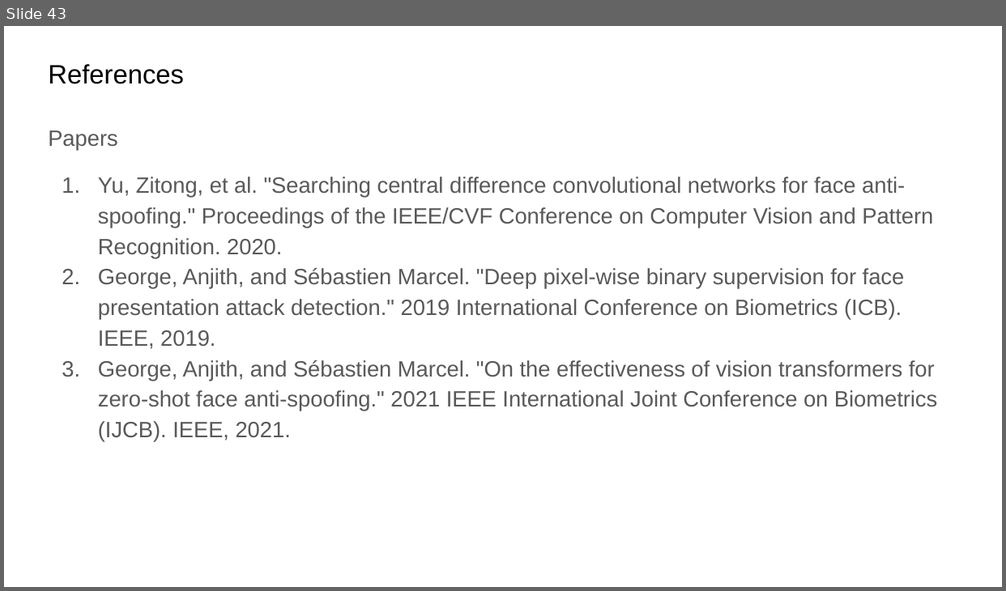
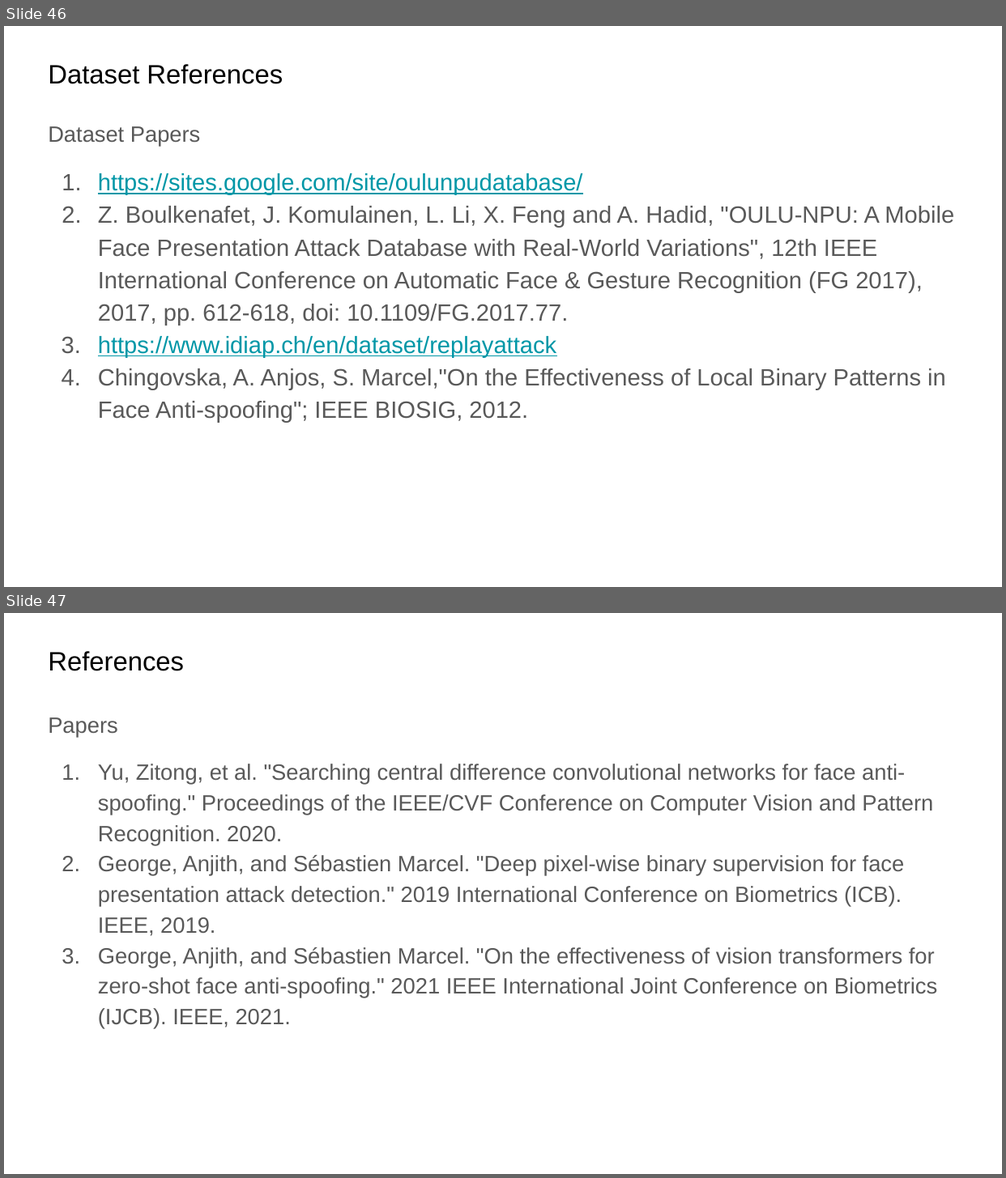
Before and after one commit to D10752002/BTP-Face-Anti-Spoofing, a slide deck: PPTs/Face Anti-Spoofing presentation - BTP work status pre-mid sem.pptx. Shown one above the other, each under a label of ours: slide 43 before the commit, slides 46 and 47 after it. The pictures are 1006x591 and 1006x1178 pixels, drawn with LibreOffice and Linux fonts; fonts in the diff are those of the drawing. Boxes give left, top, right and bottom in pixels: in the first picture for what was removed or moved away, otherwise in the second. Text is boxed around its words. In the diff, an @@ line names an element or a change of style, - is before the commit and + after.

```diff
--- a/PPTs/Face Anti-Spoofing presentation - BTP work status pre-mid sem.pptx
+++ b/PPTs/Face Anti-Spoofing presentation - BTP work status pre-mid sem.pptx
@@ slide 46 added at box(4, 26, 1002, 587), background #FFFFFF @@
@@ title added at box(48, 64, 283, 84), 19.2 pt, text #000000 @@
+Dataset References
@@ text added at box(48, 126, 954, 422), 17 pt, text #595959 @@
+Dataset Papers
+1. https://sites.google.com/site/oulunpudatabase/
+2. Z. Boulkenafet, J. Komulainen, L. Li, X. Feng and A. Hadid, "OULU-NPU: A Mobile Face Presentation Attack Database with Real-World Variations", 12th IEEE International Conference on Automatic Face & Gesture Recognition (FG 2017), 2017, pp. 612-618, doi: 10.1109/FG.2017.77.
+3. https://www.idiap.ch/en/dataset/replayattack
+4. Chingovska, A. Anjos, S. Marcel,"On the Effectiveness of Local Binary Patterns in Face Anti-spoofing"; IEEE BIOSIG, 2012.
@@ what was slide 43 is now slide 47 @@
```
Also in this commit, not shown: 8 slides changed, 3 other slides added.
